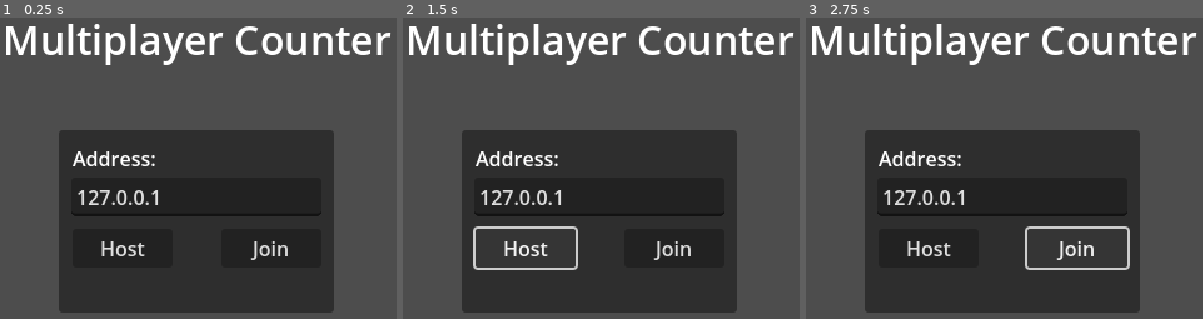
Above: before the commit, frames 1-3 (left to right).
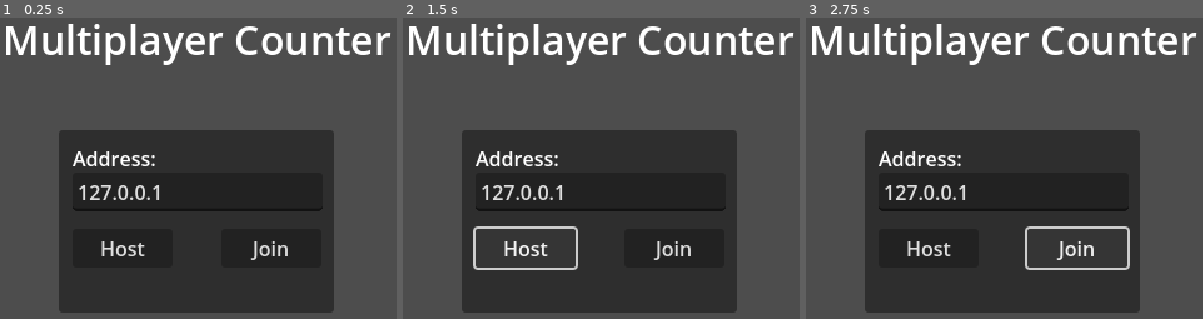
Above: after the commit, the same moments.

Repository: lcrol77/mutliplayer-counter
Game: Godot game, scene res://lobby.tscn
The game is run twice, just before and just after one commit, with the same random seed, the same clock (stepped at 60 frames per second) and the same inputs. Before the commit the project has no main scene; this scene is started directly in both runs.
Inputs:
- Up to frame 1 (0.25 s): no input
- Up to frame 2 (1.5 s): tap Enter at 0.5 s; click "Host" at 1.25 s
- Up to frame 3 (2.75 s): click "Join" at 2 s

The runs differ from the first frame. In frame 1, 1.1% of the frame differs, in the area x 17-82%, y 55-66%; in frame 2, 1.1%; in frame 3, 1.1%.

Commit message:
lobby scene

Diff:
--- a/lobby.tscn
+++ b/lobby.tscn
@@ -50,10 +50,10 @@
 
 [node name="LineEdit" type="LineEdit" parent="LobbyPanel"]
 layout_mode = 0
-offset_left = 10.0
-offset_top = 38.0
-offset_right = 210.0
-offset_bottom = 69.0
+offset_left = 11.0
+offset_top = 34.0
+offset_right = 211.0
+offset_bottom = 65.0
 text = "127.0.0.1"
 placeholder_text = "127.0.0.1"
 
--- a/project.godot
+++ b/project.godot
@@ -11,6 +11,7 @@
 [application]
 
 config/name="multiplayer counter"
+run/main_scene="res://lobby.tscn"
 config/features=PackedStringArray("4.3", "Forward Plus")
 config/icon="res://icon.svg"
 
